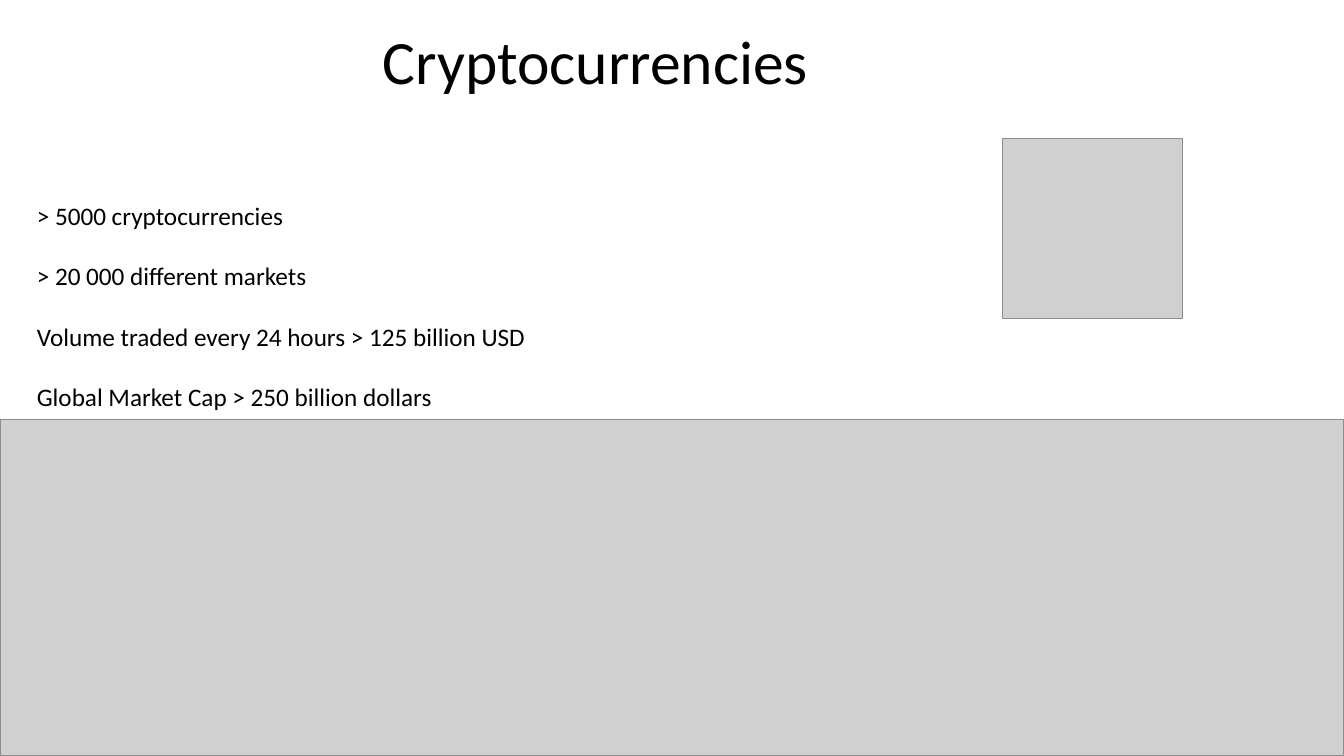
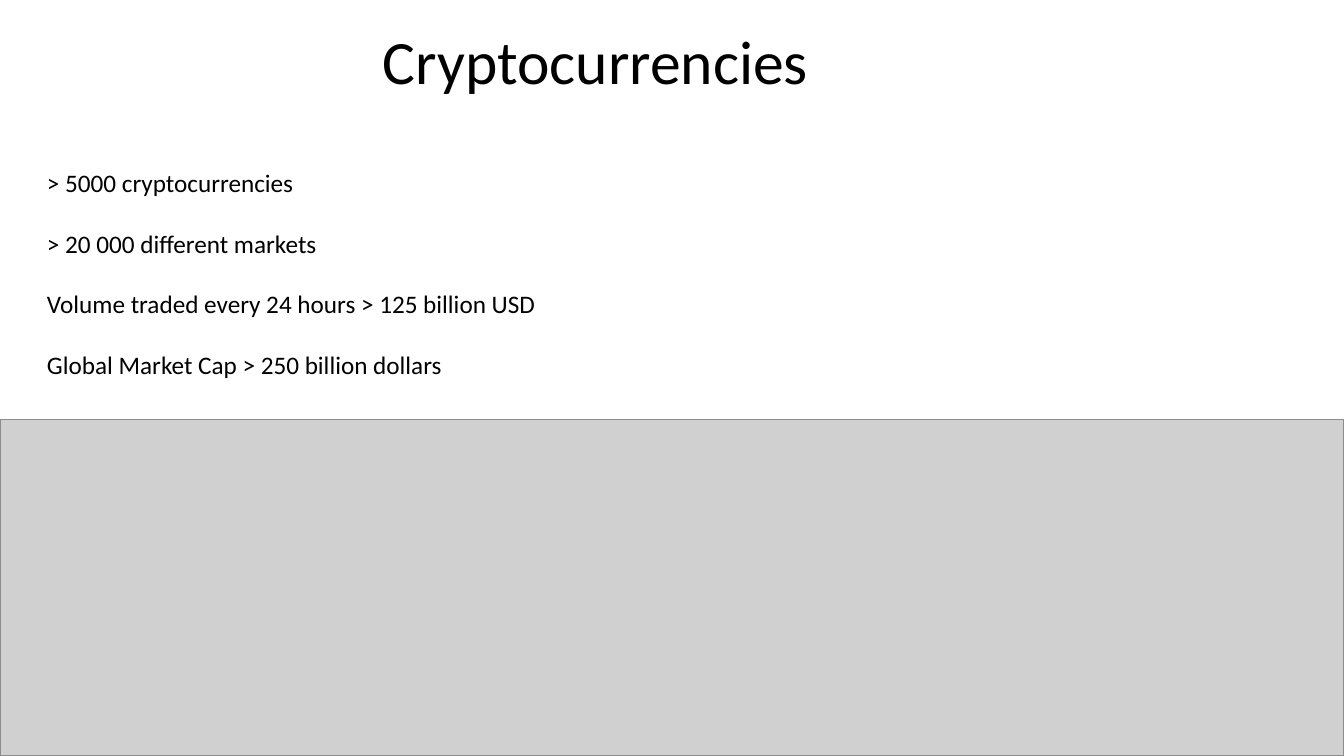
Before and after one commit to SanteauX/ECON422_R_Project, a slide deck: slide 4 of Presentation/ECON 422 - Presentation.pptx. Drawn at 1344x756 pixels with LibreOffice and Linux fonts; fonts in the diff are those of the drawing; grey boxes stand for pictures. Boxes give left, top, right and bottom in pixels: in the first picture for what was removed or moved away, otherwise in the second. Text is boxed around its words. In the diff, an @@ line names an element or a change of style, - is before the commit and + after.

```diff
--- a/Presentation/ECON 422 - Presentation.pptx
+++ b/Presentation/ECON 422 - Presentation.pptx
@@ picture removed at <box>1003,139,1183,319</box> @@
@@ text "> 5000 cryptocurrencies": place and size @@
-text "> 5000 cryptocurrencies" at <box>37,207,525,410</box>
+text "> 5000 cryptocurrencies" at <box>47,174,535,378</box>
```
Also in this commit, not shown: 3 other slides changed, 17 slides added, 36 other files.
